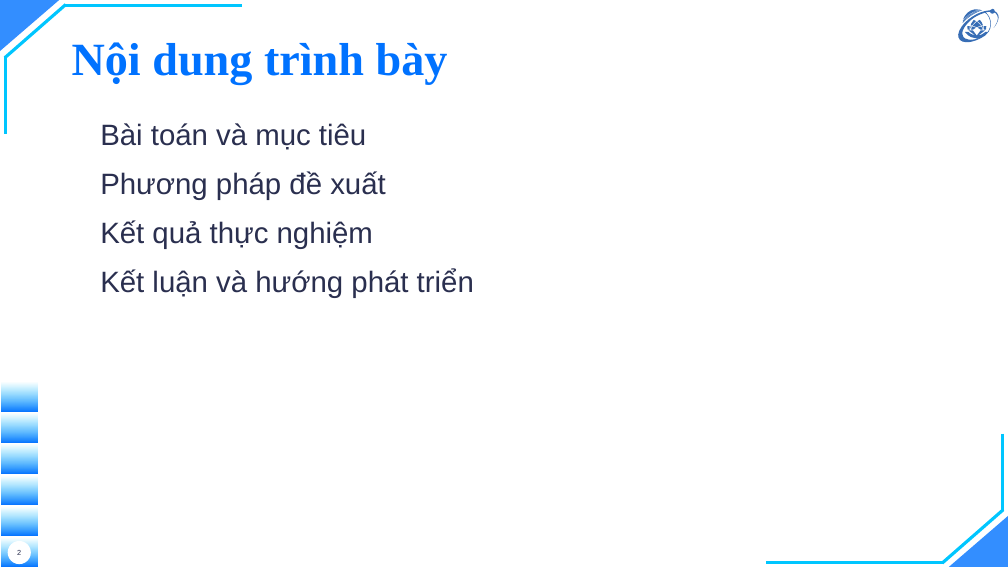
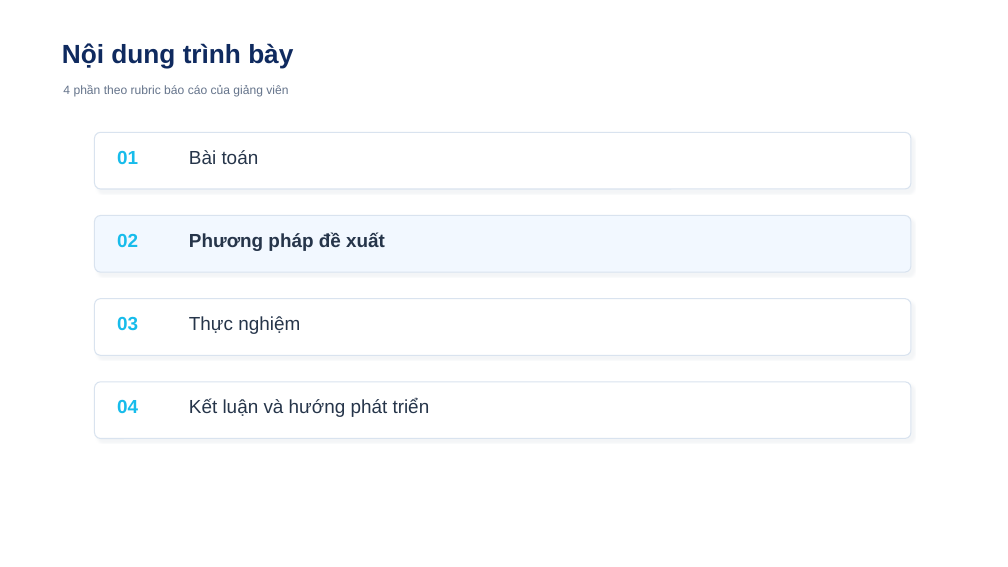
Before and after one commit to hieunguyen2604/alpr-do-an-mon-hoc, a slide deck: slide 2 of nop/02-slide-mon-hoc.pptx. Drawn at 1008x567 pixels with LibreOffice and Linux fonts; fonts in the diff are those of the drawing; background and template pictures are left out. Boxes give left, top, right and bottom in pixels: in the first picture for what was removed or moved away, otherwise in the second. Text is boxed around its words. In the diff, an @@ line names an element or a change of style, - is before the commit and + after.

```diff
--- a/nop/02-slide-mon-hoc.pptx
+++ b/nop/02-slide-mon-hoc.pptx
@@ triangle removed at box(0, 0, 59, 51) @@
@@ line removed from (66, 5) to (5, 57) @@
@@ line removed from (242, 5) to (64, 5) @@
@@ freeform shape removed at box(958, 9, 999, 42) @@
@@ line removed from (5, 134) to (5, 56) @@
@@ text "Nội dung trình bày": place and size @@
-text "Nội dung trình bày" at box(72, 42, 448, 84)
+text "Nội dung trình bày" at box(62, 43, 293, 69)
@@ text "Nội dung trình bày" at box(62, 43, 293, 69): size 44 to 25 pt, font Times New Roman to Arial, text colour #0072FF to #0F2A5F; line spacing 1.2 to 1; less space between paragraphs @@
@@ text added at box(63, 85, 288, 96), 11.5 pt, text #65748B @@
+4 phần theo rubric báo cáo của giảng viên
@@ rounded rectangle added at box(95, 132, 911, 189), fill #FFFFFF, outline #D9E3EF 1 pt @@
@@ text removed at box(100, 123, 474, 298) @@
-Bài toán và mục tiêu
-Phương pháp đề xuất
-Kết quả thực nghiệm
-Kết luận và hướng phát triển
@@ text added at box(117, 151, 138, 164), 18 pt, text #17BCEB, bold @@
+01
@@ text added at box(189, 150, 259, 164), 18 pt, text #26354A @@
+Bài toán
@@ rounded rectangle added at box(95, 216, 911, 272), fill #F2F8FF, outline #D9E3EF 1 pt @@
@@ text added at box(117, 234, 138, 247), 18 pt, text #17BCEB, bold @@
+02
@@ text added at box(189, 232, 385, 251), 18 pt, text #26354A, bold @@
+Phương pháp đề xuất
@@ rounded rectangle added at box(95, 299, 911, 355), fill #FFFFFF, outline #D9E3EF 1 pt @@
@@ text added at box(117, 317, 138, 331), 18 pt, text #17BCEB, bold @@
+03
@@ text added at box(189, 316, 300, 334), 18 pt, text #26354A @@
+Thực nghiệm
@@ rounded rectangle added at box(95, 382, 911, 439), fill #FFFFFF, outline #D9E3EF 1 pt @@
@@ text added at box(117, 400, 138, 413), 18 pt, text #17BCEB, bold @@
+04
@@ text added at box(189, 398, 430, 417), 18 pt, text #26354A @@
+Kết luận và hướng phát triển
@@ line removed from (1003, 434) to (1003, 511) @@
@@ group removed at box(2, 383, 38, 567): 6 rectangles @@
@@ line removed from (942, 563) to (1003, 510) @@
@@ triangle removed at box(949, 516, 1008, 567) @@
@@ ellipse removed at box(8, 541, 31, 565) @@
@@ page number removed at box(17, 550, 21, 555) @@
-2
@@ line removed from (766, 563) to (944, 563) @@
```
Also in this commit, not shown: 2 other slides changed, 20 slides added, 20 slides removed, 27 other files.
